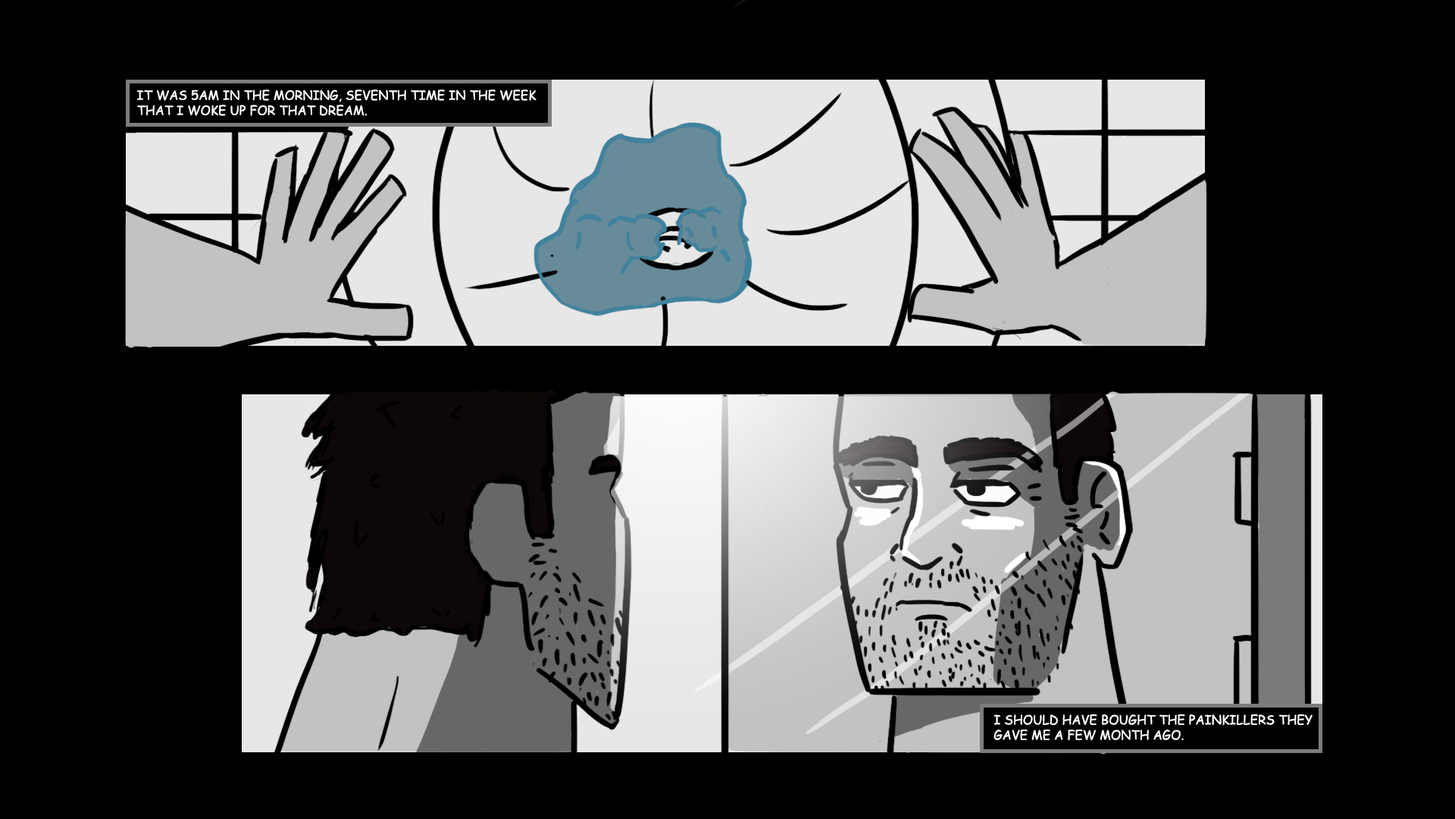
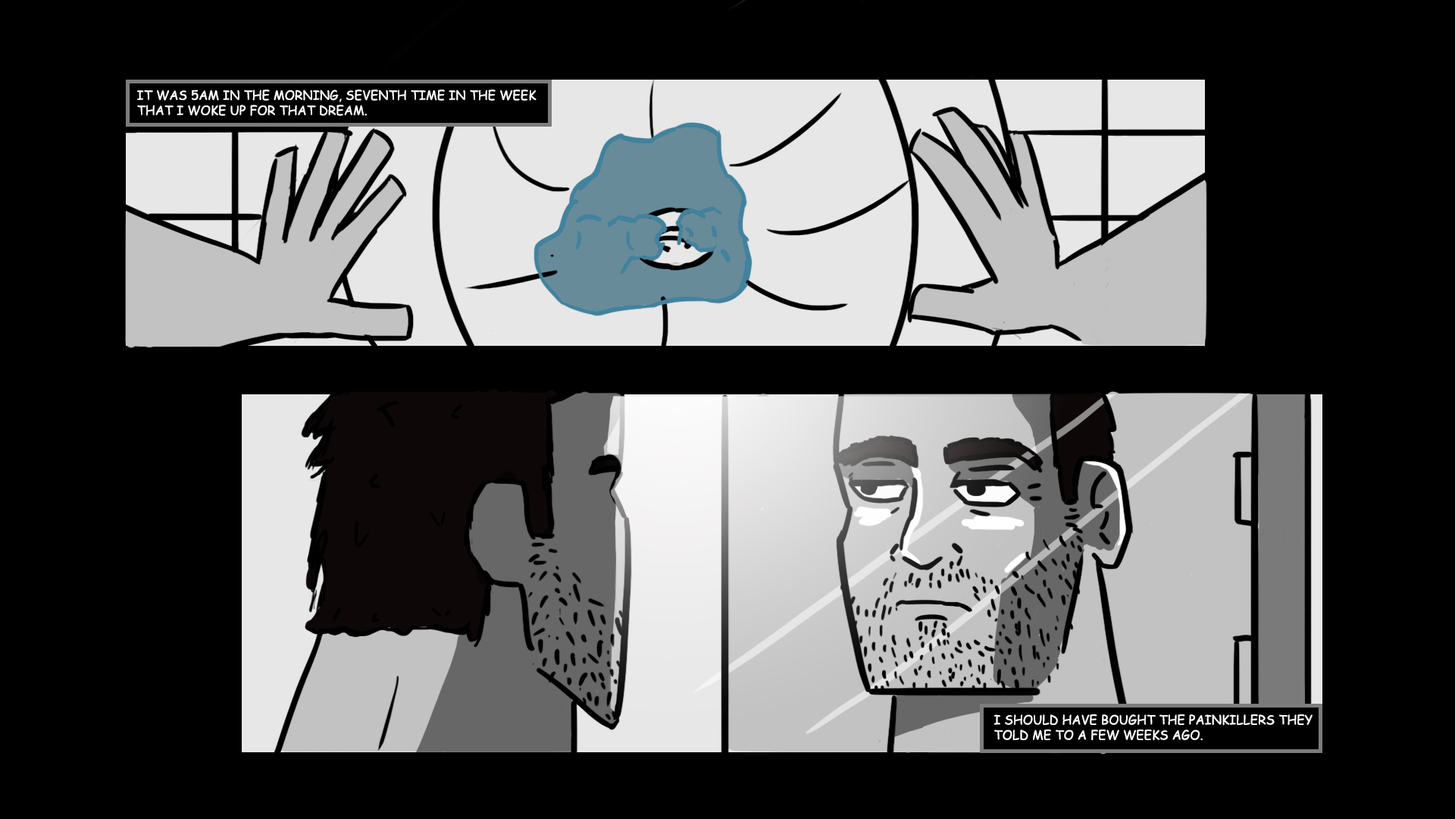
Layer changes from the first (1455, 819) image to the second:
renamed "I SHOULD HAVE BOUGHT THE PAINKILLERS THEY GAVE ME A FEW MONTH A" to "I SHOULD HAVE BOUGHT THE PAINKILLERS THEY TOLD ME TO A FEW WEEK", painted on it over [993,714,1266,741]
